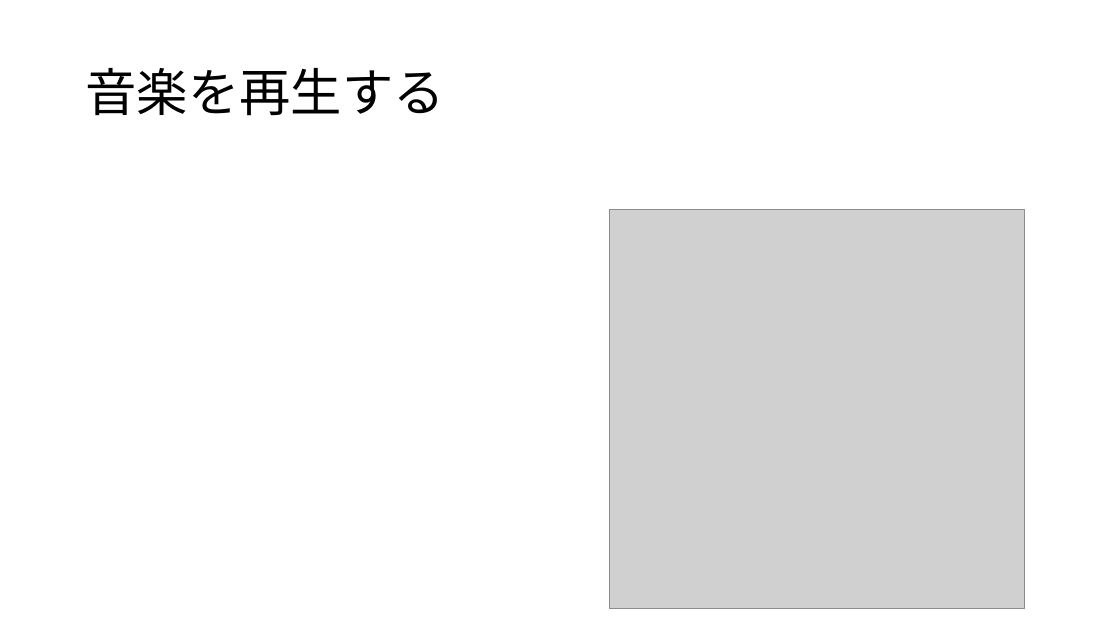
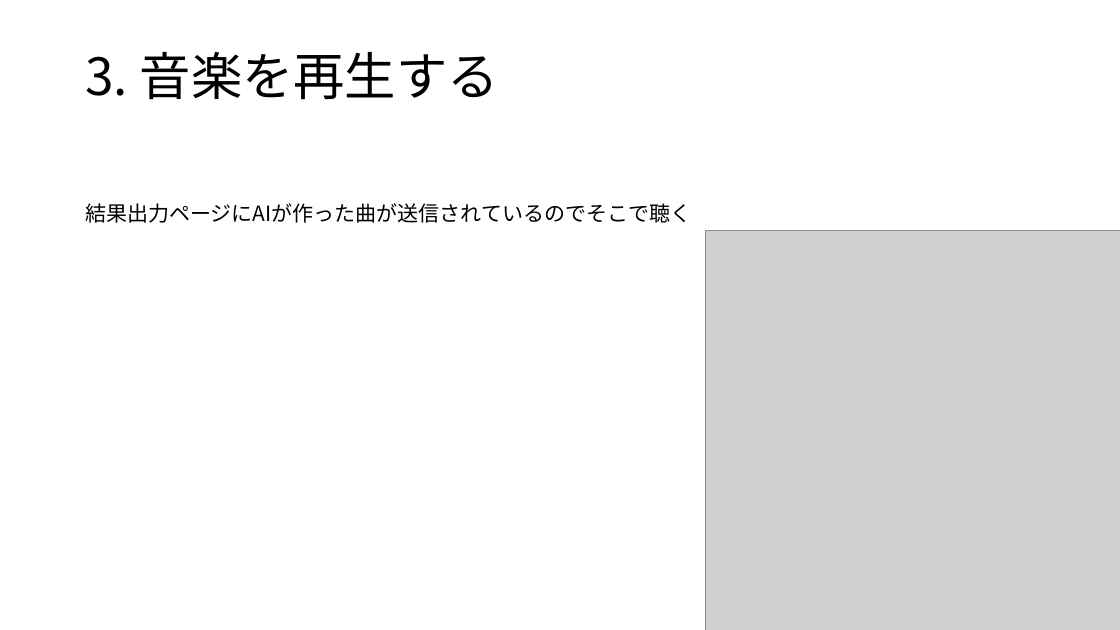
Before and after one commit to yoshitake266/bitComposer_prj, a slide deck: slide 8 of presentation/bit Composer.pptx. Drawn at 1120x630 pixels with LibreOffice and Linux fonts; fonts in the diff are those of the drawing; grey boxes stand for pictures. Boxes give left, top, right and bottom in pixels: in the first picture for what was removed or moved away, otherwise in the second. Text is boxed around its words. In the diff, an @@ line names an element or a change of style, - is before the commit and + after.

```diff
--- a/presentation/bit Composer.pptx
+++ b/presentation/bit Composer.pptx
@@ title at (85,52,499,100): text changed @@
-音楽を再生する
+3. 音楽を再生する
@@ text added at (85,203,691,223), 18 pt, text #000000 @@
+結果出力ページにAIが作った曲が送信されているのでそこで聴く
@@ picture: place and size @@
-picture at (609,209,1024,609)
+picture at (706,230,1120,630)
```
Also in this commit, not shown: 4 other slides changed, 5 slides added, 6 slides removed, 5 other files.
